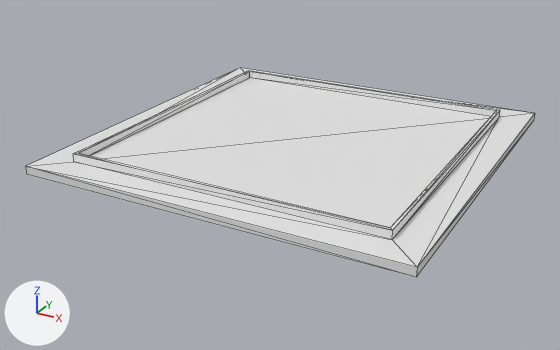
Renders of the glTF model client/models/buildings/foundation.glb from each side of a commit.
Both versions are drawn from a 50 mm lens placed at (15.0, -29.4, 12.6), pointed at (-0.6, -1.0, -1.6). The axes (+X, +Y, +Z) are drawn at lower left. The lights are the same throughout. Mesh edges are drawn as thin lines. Where no turn or scale is listed for an object, it has been applied to the vertices. Vertices at the same position are counted once.
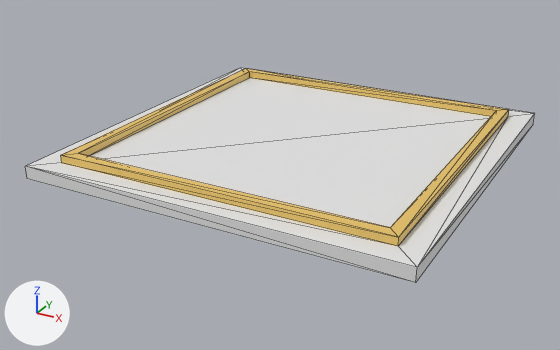
What changed in the scene script:
```text
Change mat_wood:
    mat_wood.base_color: (0.8, 0.8, 0.8) -> (0.8, 0.54, 0.134)  # white #e7e7e7 -> yellow #e7c266
Add mat_ground:
    mat_ground = principled_material('ground')
    mat_ground.base_color = (0.8, 0.8, 0.8)  # white #e7e7e7
Change me_cube:
    where me_cube.from_pydata(...)  # 24 vertices, 44 faces; spans x -8.5..8.5, y -8.5..8.5, z -0.4..0.3
    used by ob_cube; location = (0.0, 0.0, 0.0)
    me_cube part 1: all 2 vertices in x -7.1, y -7.1, z 0.0..0.3 are moved by (-0.4, -0.4, 0.0)
    me_cube part 2: all 2 vertices in x -7.1, y 7.1, z 0.0..0.3 are moved by (-0.4, 0.4, 0.0)
    me_cube part 3: all 4 vertices in x -8.5..8.5, y -8.5..8.5, z -0.4 are moved by (0.0, 0.0, -0.2)
    me_cube part 4: all 2 vertices in x 7.1, y -7.1, z 0.0..0.3 are moved by (0.4, -0.4, 0.0)
    me_cube part 5: all 2 vertices in x 7.1, y 7.1, z 0.0..0.3 are moved by (0.4, 0.4, 0.0)
    add me_cube.materials.append(mat_ground)  # white #e7e7e7
```

What differs and where, as boxes [x1, y1, x2, y2] in the pictures (560 x 350 px; the box of a moved part takes in the faces that stretch with it):
'Cube', recoloured, reshaped: before [25, 68, 535, 277]; after [25, 68, 535, 283]
part 1 of me_cube, moved or reshaped: before [27, 68, 382, 226]; after [27, 69, 382, 226]
part 2 of me_cube, moved or reshaped: before [74, 68, 530, 154]; after [62, 68, 530, 155]
part 3 of me_cube, moved or reshaped: before [26, 113, 535, 277]; after [26, 113, 535, 283]
part 4 of me_cube, moved or reshaped: before [25, 119, 489, 267]; after [25, 115, 493, 267]
part 5 of me_cube, moved or reshaped: before [249, 71, 534, 267]; after [247, 69, 534, 267]
